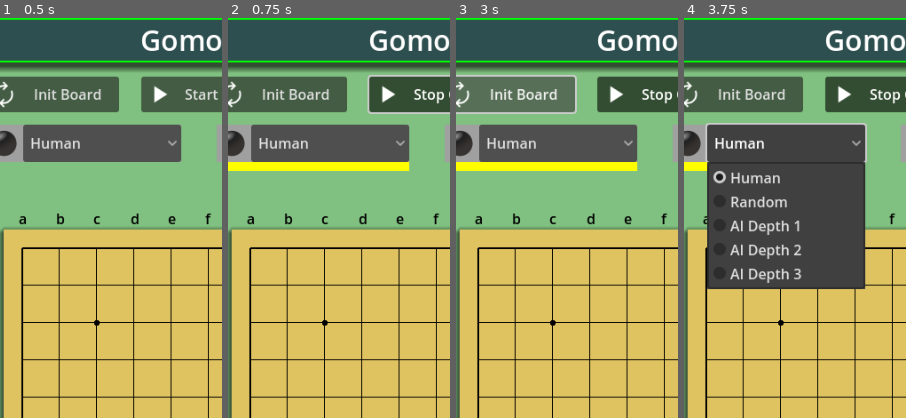
Above: before the commit, frames 1-4 (left to right).
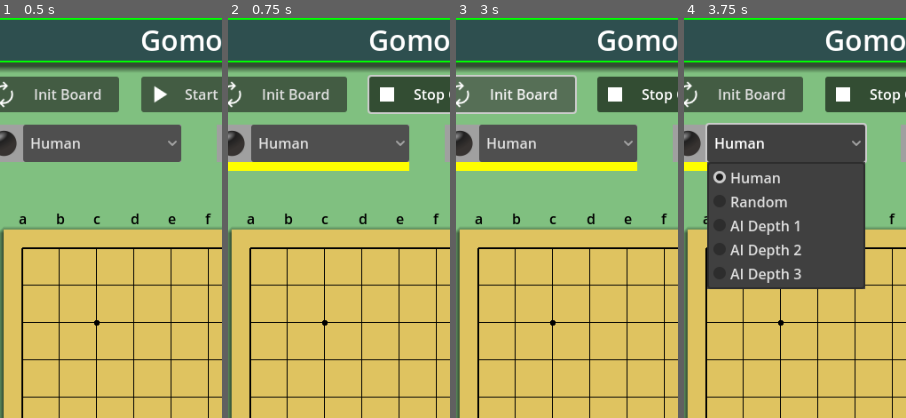
Above: after the commit, the same moments.

Repository: vivisuke/Gomoku
Game: Godot game, scene res://main_scene.tscn
Two runs of this game, one before a commit and one after it. Both use one fixed random seed, a clock stepped at 60 frames per second and the inputs below.
Inputs:
- Up to frame 1 (0.5 s): no input
- Up to frame 2 (0.75 s): click "Start Game" at 0.5 s
- Up to frame 3 (3 s): click "Stop Game" at 1.25 s; click "Start Game" at 2 s; click "Init Board" at 2.75 s
- Up to frame 4 (3.75 s): click "Human" at 3.5 s
The pictures show only the part of the screen within x 5-55%, y 0-50%; the shares and areas given below are measured in that part.

Frame 1 is identical in both runs. In frame 2, 0.2% of the frame differs, in the area x 68-76%, y 17-22%; in frame 3, 0.2%; in frame 4, 0.2%.

Commit message:
0043 ◎ C 09/05 09/05 0.001│ToDo│【Start/Stop Game】ボタン：状態に応じたアイコン表示

Diff:
--- a/Gomoku/main_scene.tscn
+++ b/Gomoku/main_scene.tscn
@@ -7,6 +7,7 @@
 [ext_resource type="Texture2D" uid="uid://c2suld26k1ali" path="res://images/black_42.png" id="2_155xe"]
 [ext_resource type="Texture2D" uid="uid://buv5opysoy8ff" path="res://images/play_arrow_white_32.png" id="3_g71hd"]
 [ext_resource type="Texture2D" uid="uid://27onerr514r4" path="res://images/white_42.png" id="3_irbk1"]
+[ext_resource type="Texture2D" uid="uid://bt67q3bcmc8ab" path="res://images/stop_white_32.png" id="5_1f8o4"]
 [ext_resource type="Script" path="res://scripts/Grid.gd" id="9_fwb4q"]
 [ext_resource type="Texture2D" uid="uid://dlv5mpubr21oq" path="res://images/BG_42.png" id="10_tqbab"]
 
@@ -85,6 +86,21 @@
 text = "Start Game
 "
 icon = ExtResource("3_g71hd")
+
+[node name="PlayTexture" type="TextureRect" parent="StartStopButton"]
+layout_mode = 0
+offset_left = -325.0
+offset_right = -285.0
+offset_bottom = 40.0
+texture = ExtResource("3_g71hd")
+
+[node name="StopTexture" type="TextureRect" parent="StartStopButton"]
+layout_mode = 0
+offset_left = -325.0
+offset_top = 54.0
+offset_right = -285.0
+offset_bottom = 94.0
+texture = ExtResource("5_1f8o4")
 
 [node name="BlackPlayer" type="ColorRect" parent="."]
 offset_left = 10.0
--- a/Gomoku/scripts/main_scene.gd
+++ b/Gomoku/scripts/main_scene.gd
@@ -82,6 +82,7 @@
 	game_started = false
 	$StartStopButton.set_pressed_no_signal(false)
 	$StartStopButton.text = "Start Game"
+	$StartStopButton.icon = $StartStopButton/PlayTexture.texture
 	var c = "BLACK" if next_color == g.WHITE else "WHITE"
 	$MessLabel.text = c + " won."
 func unit_test():
@@ -122,6 +123,8 @@
 	if game_started:
 		next_color = g.BLACK
 		$StartStopButton.text = "Stop Game"
+		$StartStopButton.icon = $StartStopButton/StopTexture.texture
 	else:
 		$StartStopButton.text = "Start Game"
+		$StartStopButton.icon = $StartStopButton/PlayTexture.texture
 	update_next_underline()
Binary file added: Gomoku/images/stop_white_32.png
Not shown, added: Gomoku/images/stop_white_32.png.import
Not shown: 1 places in Gomoku/main_scene.tscn that only renumber resources
Not shown, changed: Gomoku.spr
